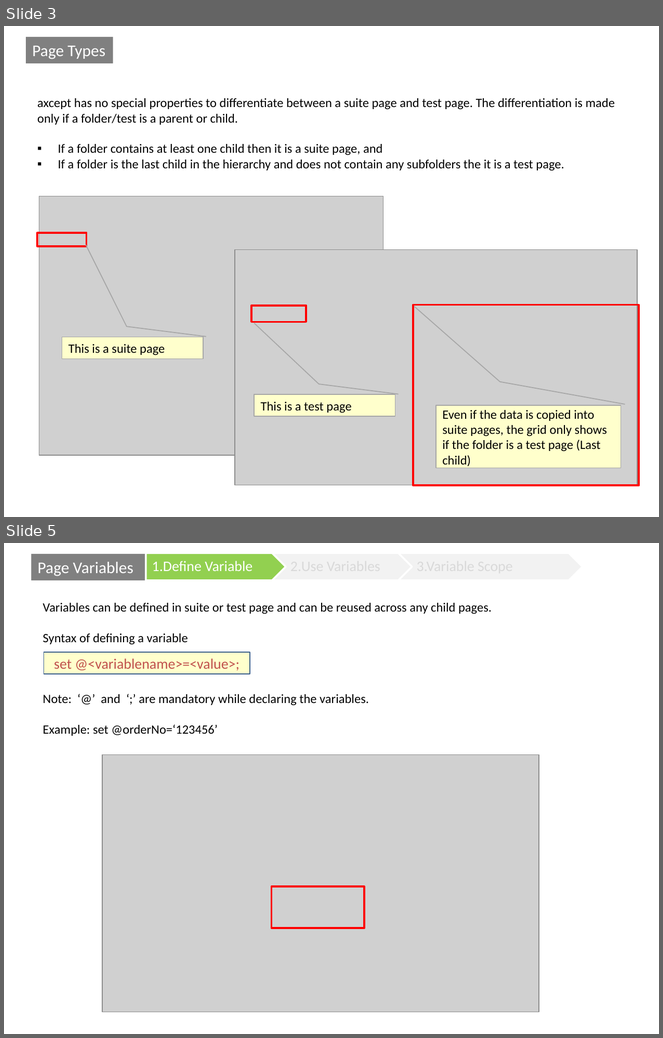
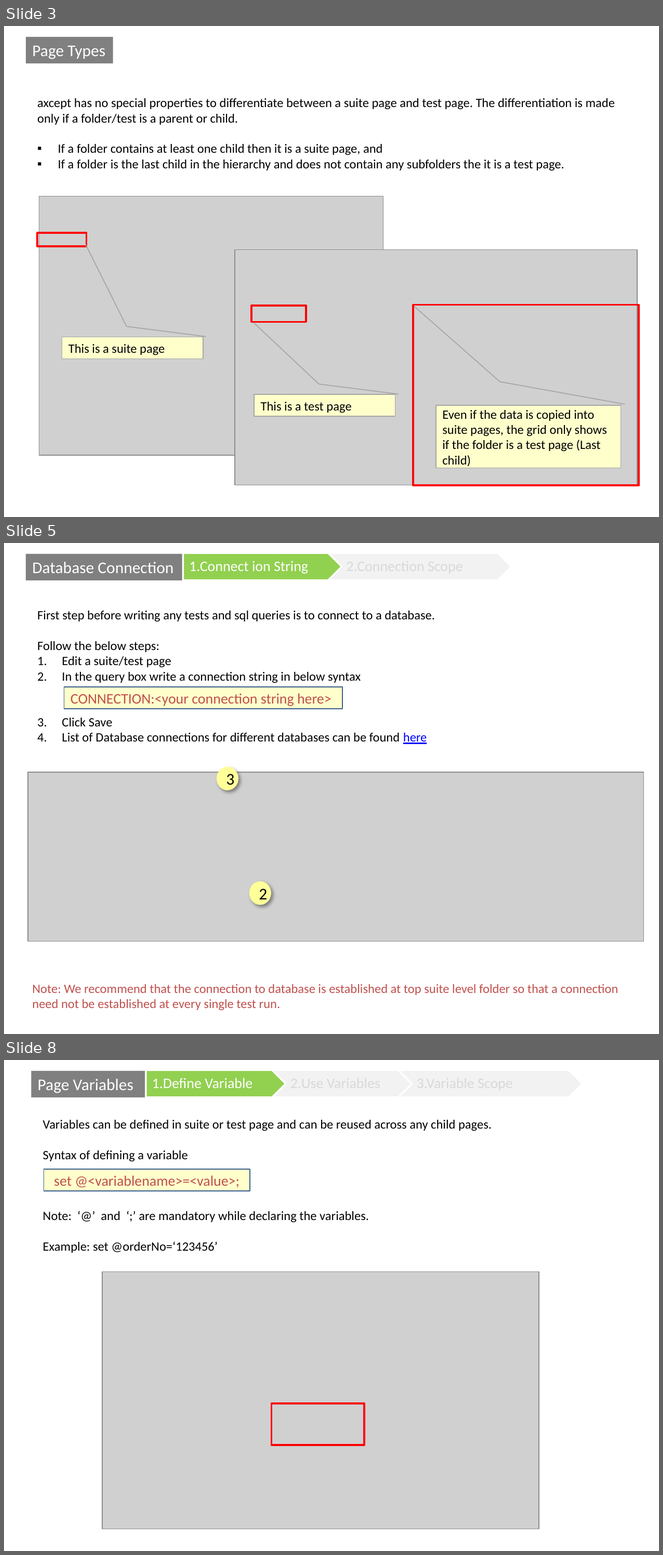
Before and after one commit to rvunnava/axcept-documentation, a slide deck: ppt/ImplimentTests.ppsx. Shown one above the other, each under a label of ours: slides 3 and 5 before the commit, slides 3, 5 and 8 after it; the slides between them are not shown. The pictures are 663x1038 and 663x1555 pixels, drawn with LibreOffice and Linux fonts; fonts in the diff are those of the drawing; grey boxes stand for pictures. Boxes give left, top, right and bottom in pixels: in the first picture for what was removed or moved away, otherwise in the second. Text is boxed around its words. In the diff, an @@ line names an element or a change of style, - is before the commit and + after.

```diff
--- a/ppt/ImplimentTests.ppsx
+++ b/ppt/ImplimentTests.ppsx
@@ slide 5 added at [4, 543, 659, 1034], background #FFFFFF @@
@@ group added at [26, 553, 512, 580]: 1 rectangle, 1 pentagon arrow, 1 text, 1 chevron @@
+Database Connection
+1.Connect ion String
@@ text added at [37, 611, 435, 744], 14 pt, text #000000 @@
+First step before writing any tests and sql queries is to connect to a database.
+Follow the below steps:
+1. Edit a suite/test page
+2. In the query box write a connection string in below syntax
+3. Click Save
+4. List of Database connections for different databases can be found here
@@ rectangle added at [64, 687, 343, 709], fill #FFFFCC, outline #3A5F8C 1 pt, 16 pt, text #C0504D @@
+CONNECTION:<your connection string here>
@@ picture added at [27, 772, 644, 941] @@
@@ ellipse added at [217, 767, 239, 791], fill #FFFF99, 18 pt, text #000000 @@
+3
@@ ellipse added at [249, 882, 271, 905], fill #FFFF99, 18 pt, text #000000 @@
+2
@@ text added at [32, 984, 619, 1010], 14 pt, text #C0504D @@
+Note: We recommend that the connection to database is established at top suite level folder so that a connection need not be established at every single test run.
@@ what was slide 5 is now slide 8 @@
```
Also in this commit, not shown: 5 slides changed, 2 other slides added, 2 slides removed, 5 other files.
